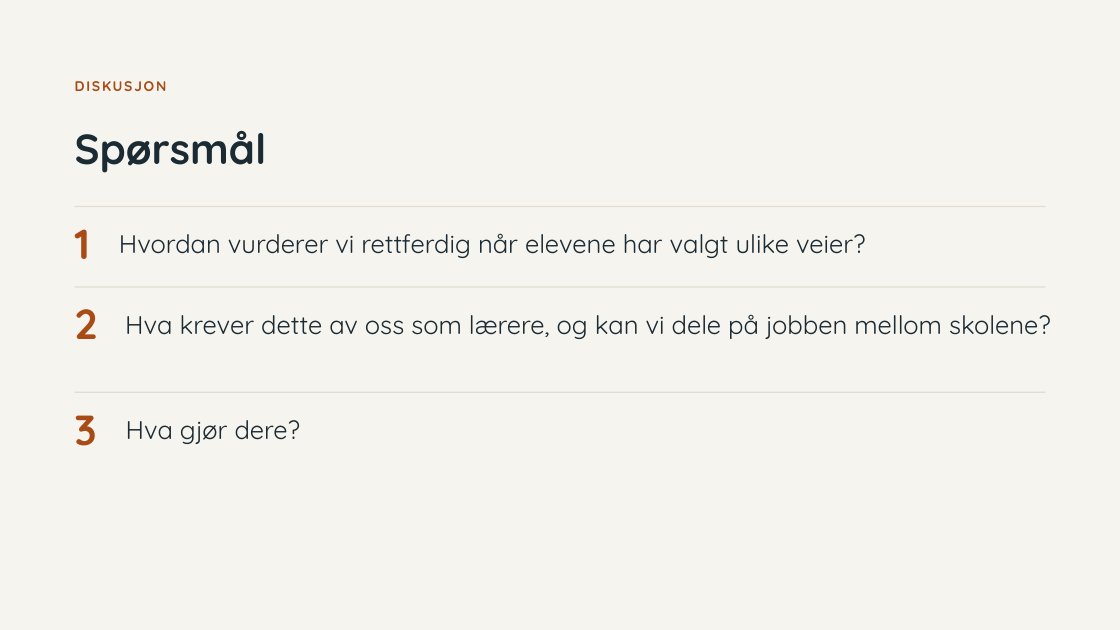
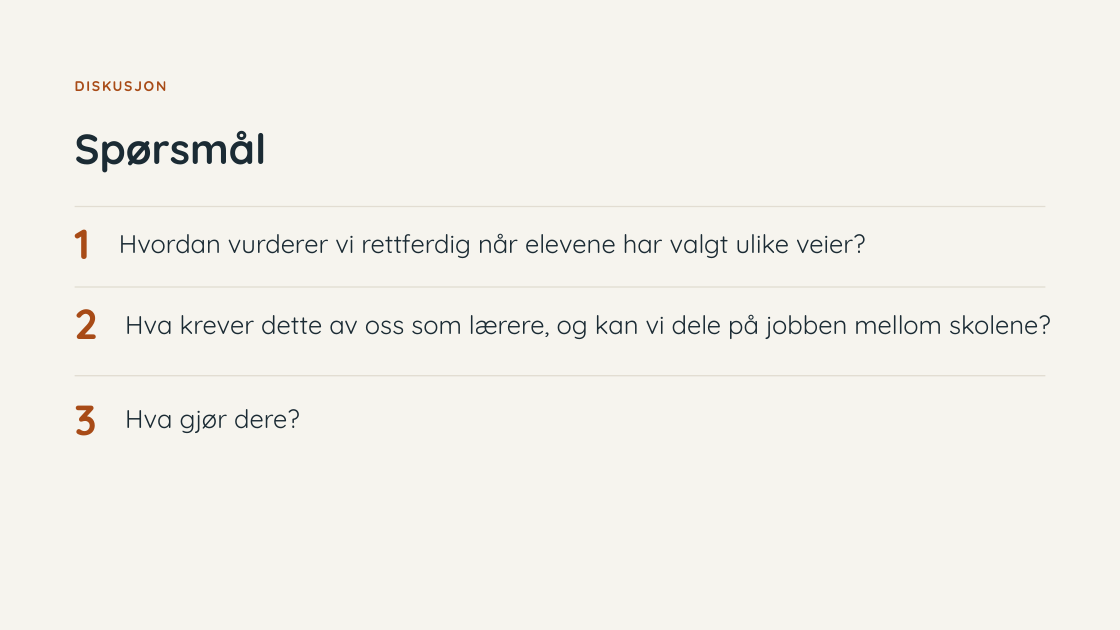
Before and after one commit to hausnes/webutvikling, a slide deck: slide 13 of guider/databaser/fjelltur-eksempel-typescript-fullpakke/presentasjon - TS som differensiering.pptx. Drawn at 1120x630 pixels with LibreOffice and Linux fonts; fonts in the diff are those of the drawing. Boxes give left, top, right and bottom in pixels: in the first picture for what was removed or moved away, otherwise in the second. Text is boxed around its words. In the diff, an @@ line names an element or a change of style, - is before the commit and + after.

```diff
--- a/guider/databaser/fjelltur-eksempel-typescript-fullpakke/presentasjon - TS som differensiering.pptx
+++ b/guider/databaser/fjelltur-eksempel-typescript-fullpakke/presentasjon - TS som differensiering.pptx
@@ line moved from (75, 392) - (1045, 392) to (75, 376) - (1045, 376) @@
@@ text "3": place and size @@
-text "3" at box(75, 415, 97, 446)
+text "3" at box(75, 405, 97, 436)
@@ text "Hva gjør dere?": place and size @@
-text "Hva gjør dere?" at box(126, 420, 301, 444)
+text "Hva gjør dere?" at box(125, 409, 300, 433)
```
Also in this commit, not shown: 3 other slides changed.
